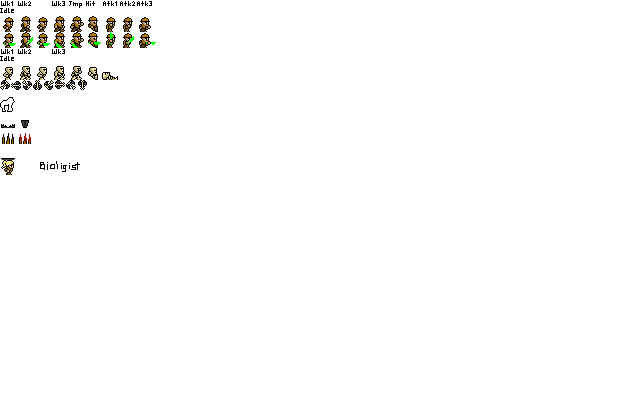
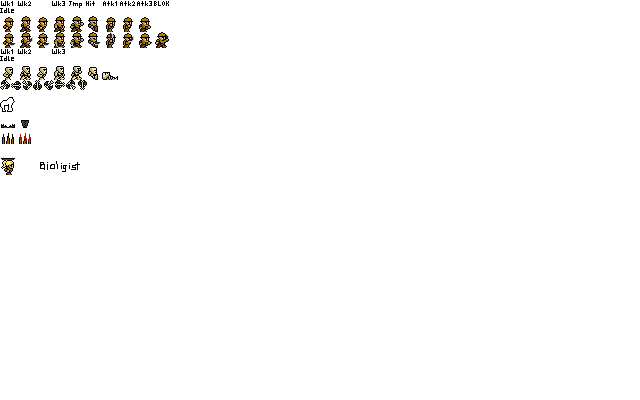
Layers edited between the first and the second (640, 400) image:
painted on "sprites" over 4, 1, 169, 48
